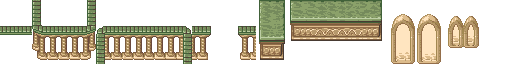
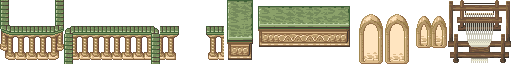
Layer changes from the first (512, 64) image to the second:
painted on "Clay" over [359, 14, 479, 64]
painted on "Green Marble" over [0, 0, 382, 64]
painted on "Clay #1" over [278, 28, 362, 42]
added layer "Wood" above "Marble" over [448, 0, 511, 63]
painted on "Marble" over [0, 0, 474, 61]